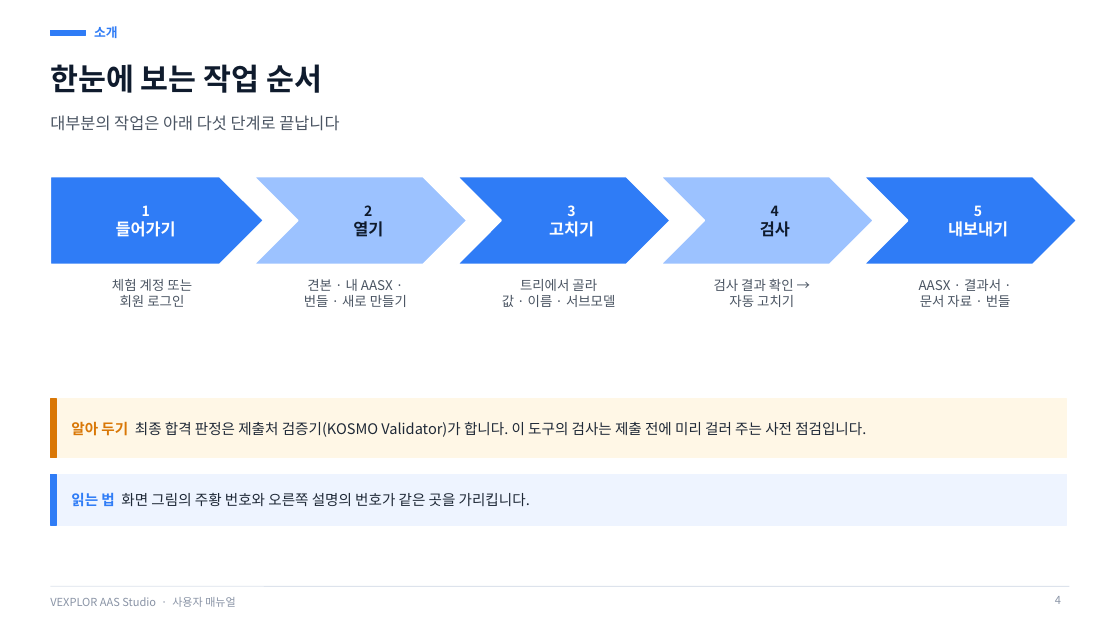
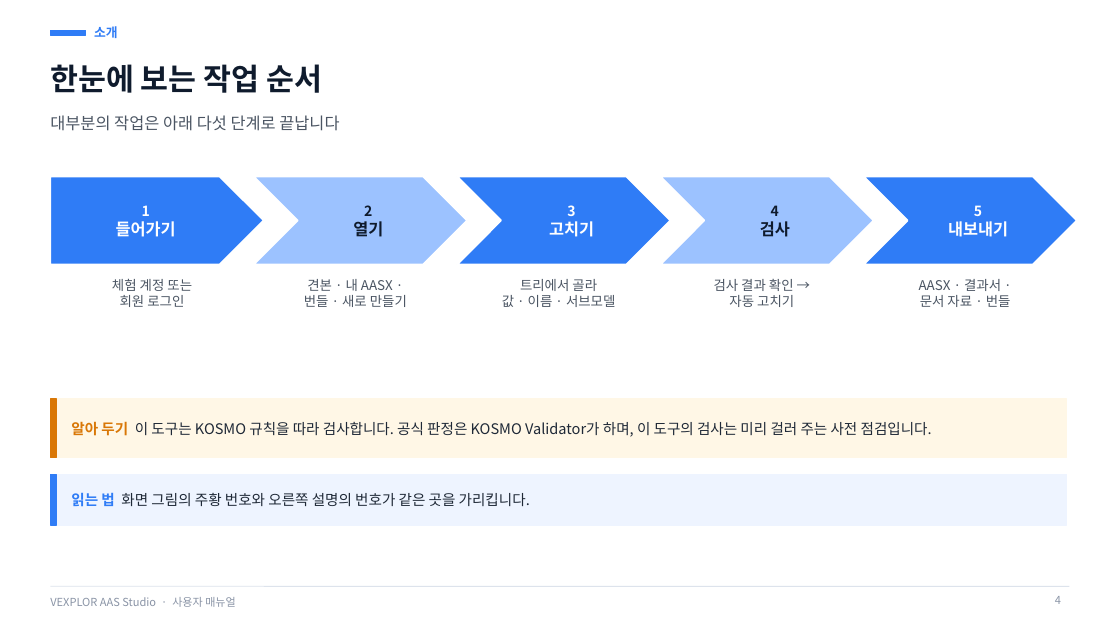
Before and after one commit to waceinc/vexplor-aas, a slide deck: slide 4 of VEXPLOR_AAS_Studio_user_manual.pptx. Drawn at 1120x630 pixels with LibreOffice and Linux fonts; fonts in the diff are those of the drawing. Boxes give left, top, right and bottom in pixels: in the first picture for what was removed or moved away, otherwise in the second. Text is boxed around its words. In the diff, an @@ line names an element or a change of style, - is before the commit and + after.

Commit message:
소개 페이지 · 매뉴얼 — 검사 결과 · 로그인 그림을 지금 화면으로(「제출」 문구 · 띄어쓰기 반영)

```diff
--- a/VEXPLOR_AAS_Studio_user_manual.pptx
+++ b/VEXPLOR_AAS_Studio_user_manual.pptx
@@ text at [71,421,932,437]: text changed @@
-알아 두기 최종 합격 판정은 제출처 검증기(KOSMO Validator)가 합니다. 이 도구의 검사는 제출 전에 미리 걸러 주는 사전 점검입니다.
+알아 두기 이 도구는 KOSMO 규칙을 따라 검사합니다. 공식 판정은 KOSMO Validator가 하며, 이 도구의 검사는 미리 걸러 주는 사전 점검입니다.
```
Also in this commit, not shown: 8 other slides changed, 2 other files.
